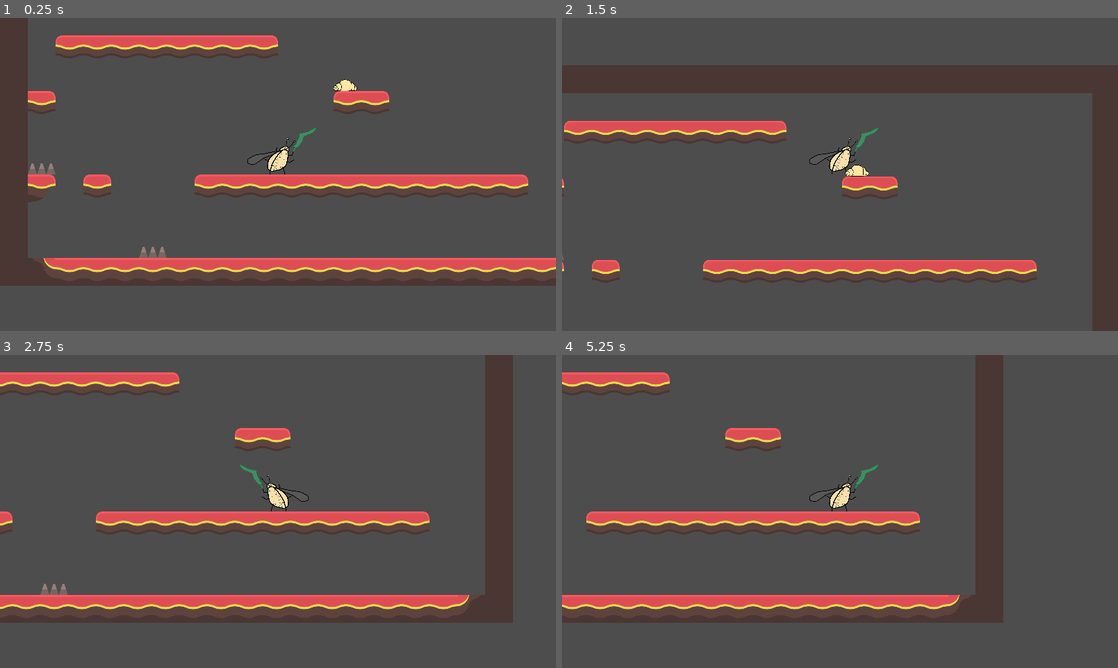
Above: before the commit, frames 1-4 (two rows, left to right).
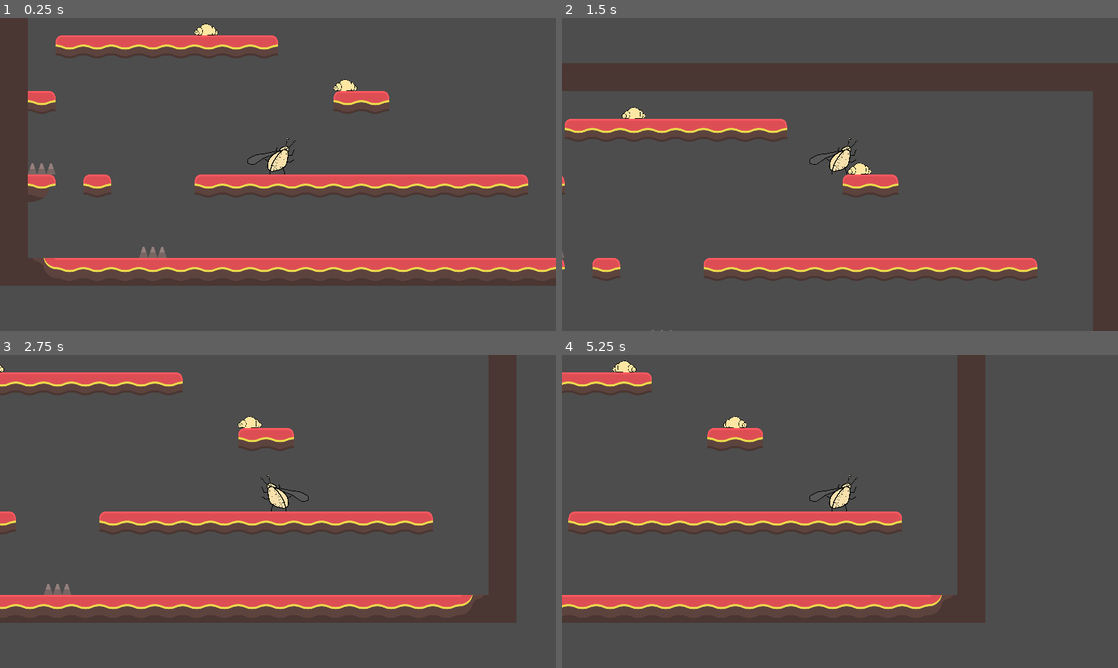
Above: after the commit, the same moments.

Repository: Deimos-94/Sewage-Bug
Game: Godot game, scene res://TestArea.tscn
The game is run twice, just before and just after one commit, with the same random seed, the same clock (stepped at 60 frames per second) and the same inputs.
Inputs:
- Up to frame 1 (0.25 s): no input
- Up to frame 2 (1.5 s): hold D (Right) from 0.53 s (still down); tap Space (Jump) at 0.77 s
- Up to frame 3 (2.75 s): tap Space (Jump) at 1.52 s; release D (Right) at 2.03 s; hold A (Left) from 2.03 s (still down)
- Up to frame 4 (5.25 s): release A (Left) at 2.78 s; hold D (Right) 2.78-4.28 s; tap Space (Jump) at 3.02, 3.77, 4.52 s; hold A (Left) 4.28-5.03 s; hold D (Right) from 5.03 s (still down)

The runs differ from the first frame. In frame 1, 0.4% of the frame differs, in the area x 5-100%, y 1-82%; in frame 2, 5.0%; in frame 3, 2.8%; in frame 4, 8.6%, in the area x 0-80%, y 0-86%.

Commit message:
Weapon removed
Weapon removed, since it needs reqorking

Diff:
--- a/Maggot.tscn
+++ b/Maggot.tscn
@@ -3,15 +3,15 @@
 [ext_resource type="Script" path="res://Maggot.gd" id="1_8untt"]
 [ext_resource type="Texture2D" uid="uid://dlxbhepeomhvg" path="res://Res/Maggot.png" id="2_u0s04"]
 
-[sub_resource type="CapsuleShape2D" id="CapsuleShape2D_jecjr"]
+[sub_resource type="RectangleShape2D" id="RectangleShape2D_l4qk0"]
 
 [node name="Maggot" type="CharacterBody2D"]
 script = ExtResource("1_8untt")
 
 [node name="CollisionShape2D" type="CollisionShape2D" parent="."]
-position = Vector2(0, -15)
-scale = Vector2(5, 1)
-shape = SubResource("CapsuleShape2D_jecjr")
+position = Vector2(0, -20)
+scale = Vector2(5, 2)
+shape = SubResource("RectangleShape2D_l4qk0")
 
 [node name="Sprite2D" type="Sprite2D" parent="."]
 position = Vector2(-4, -22)
--- a/ScriptPlayer.gd
+++ b/ScriptPlayer.gd
@@ -41,6 +41,10 @@
 				scale.x = -1
 				is_going_right = true
 
+#func swingWeapon():
+#	pass
+
+
 func _physics_process(delta):
 	# Add the gravity.
 	if not is_on_floor():
--- a/TestArea.tscn
+++ b/TestArea.tscn
@@ -22,3 +22,6 @@
 
 [node name="Maggot" parent="." instance=ExtResource("4_uat4p")]
 position = Vector2(384, -384)
+
+[node name="Maggot2" parent="." instance=ExtResource("4_uat4p")]
+position = Vector2(-256, -640)
--- a/player.tscn
+++ b/player.tscn
@@ -11,9 +11,9 @@
 [ext_resource type="Texture2D" uid="uid://dmleq22mpokcs" path="res://Docs/BugLimbR-Leg.png" id="9_26prw"]
 [ext_resource type="Texture2D" uid="uid://gxdxh0a7y74" path="res://Docs/BugBody.png" id="10_xsbda"]
 [ext_resource type="Script" path="res://ScriptCamera.gd" id="11_6ywla"]
-[ext_resource type="PackedScene" uid="uid://bq6r260lx2sgt" path="res://weapon.tscn" id="12_oqb72"]
-
-[sub_resource type="CapsuleShape2D" id="CapsuleShape2D_31l2x"]
+
+[sub_resource type="RectangleShape2D" id="RectangleShape2D_8ppd4"]
+size = Vector2(20, 24.4431)
 
 [sub_resource type="Animation" id="Animation_ceghc"]
 length = 0.001
@@ -173,12 +173,12 @@
 }
 
 [node name="Player" type="CharacterBody2D"]
-script = ExtResource("1_j81ss")
+script = ExtResource("1_bsyn5")
 
 [node name="Hitbox" type="CollisionShape2D" parent="."]
-position = Vector2(0, -61)
-scale = Vector2(4, 4.085)
-shape = SubResource("CapsuleShape2D_31l2x")
+position = Vector2(0, -55)
+scale = Vector2(4, 4.5)
+shape = SubResource("RectangleShape2D_8ppd4")
 
 [node name="Skeleton2D" type="Skeleton2D" parent="."]
 
@@ -308,5 +308,3 @@
 [node name="Camera2D" type="Camera2D" parent="."]
 zoom = Vector2(0.5, 0.5)
 script = ExtResource("11_6ywla")
-
-[node name="Weapon" parent="." instance=ExtResource("12_oqb72")]
--- a/weapon.gd
+++ b/weapon.gd
@@ -1,5 +1,5 @@
-class_name weapon
 extends Node2D
+class_name Weapon
 
 #export var damage := 10
 
@@ -7,6 +7,8 @@
 	#collision_layer = 2
 	#collision_mask = 0
 
+#func swing():
+#	pass
 
 func _on_area_2d_body_entered(body):
 	if body is Maggot:
Not shown: 1 places in player.tscn that only renumber resources
